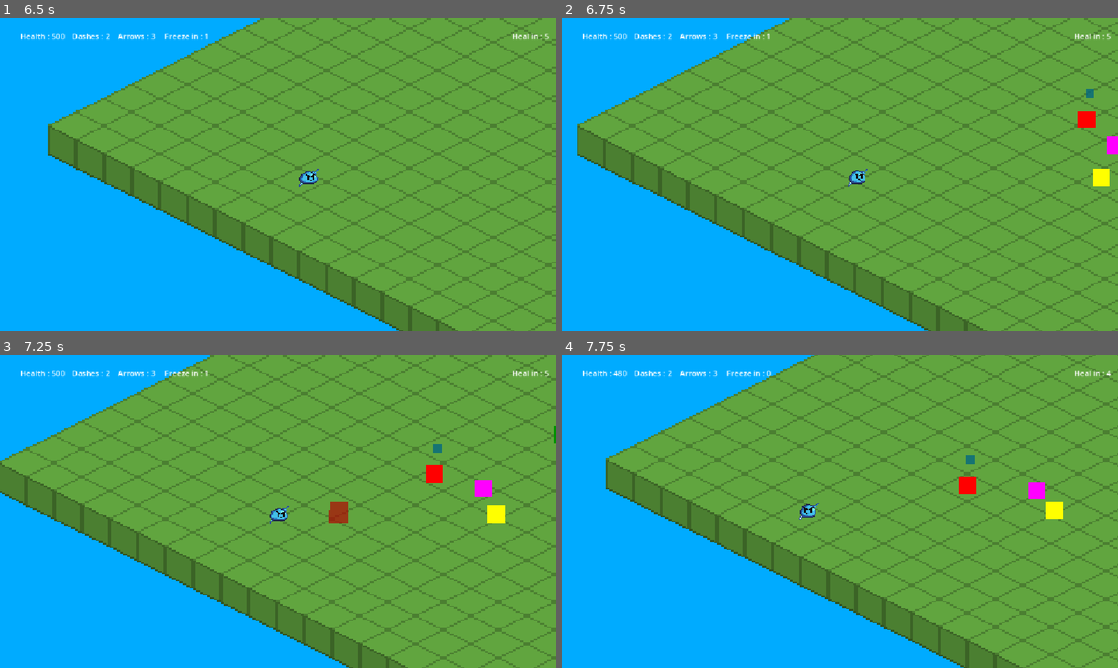
Above: before the commit, frames 1-4 (two rows, left to right).
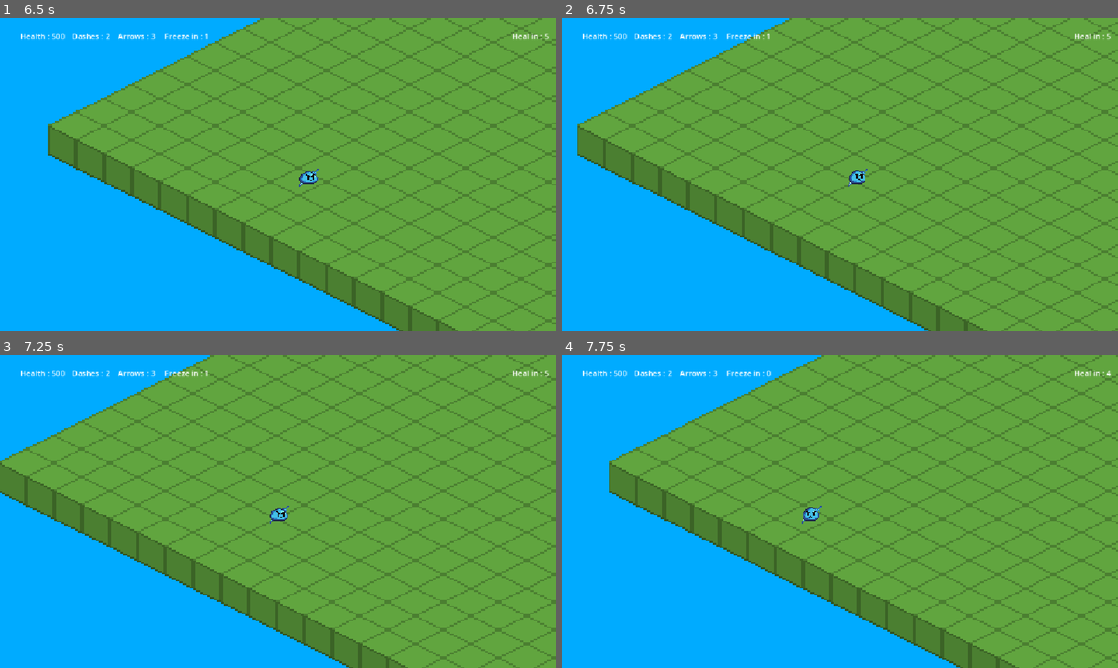
Above: after the commit, the same moments.

Repository: BelloLeSlime/Le-D-ch-ance-Du-Slime-Le-Plus-Faible-De-SlimeCity
Game: Godot game, scene res://scenes/main.tscn
Same seed, same stepped clock (60 frames per second), same inputs: the game is played once before the commit and once after it.
Inputs (mouse positions are in pixels of both pictures, inside the frame that each line leads up to):
- Up to frame 1 (6.5 s): click "Play" at 0.5 s; tap Enter at 1.25 s; move the mouse to (400, 158) at 1.27 s; hold D (d) 1.28-2.03 s; tap Q (a) at 1.35, 5.3, 5.85 s; move the mouse to (166, 190) at 2.02 s; tap D (d) at 2.1 s; tap E (e) at 2.3, 2.85 s; move the mouse to (333, 105) at 2.77 s; hold A (q) 2.78-3.53 s; move the mouse to (250, 237) at 3.52 s; tap A (q) at 3.6 s; tap S (s) at 3.8 s; move the mouse to (444, 221) at 4.27 s; hold S (s) 4.28-5.03 s; tap W (z) at 4.55, 5.1 s; move the mouse to (111, 127) at 5.02 s; move the mouse to (305, 174) at 5.77 s; hold D (d) from 5.78 s (still down)
- Up to frame 2 (6.75 s): move the mouse to (756, 96) at 6.52 s; release D (d) at 6.53 s; tap D (d) at 6.6 s
- Up to frame 3 (7.25 s): tap E (e) at 6.8 s
- Up to frame 4 (7.75 s): move the mouse to (962, 495) at 7.27 s; hold A (q) from 7.28 s (still down); tap E (e) at 7.35 s

Frame 1 is identical in both runs. In frame 2, 0.5% of the frame differs, in the area x 92-100%, y 22-54%; in frame 3, 0.8%; in frame 4, 16%, in the area x 7-100%, y 0-100%.

Commit message:
Add vision and basic AI for enemies

Diff:
--- a/scenes/level1.tscn
+++ b/scenes/level1.tscn
@@ -17,12 +17,8 @@
 0:0/0 = 0
 0:0/0/texture_origin = Vector2i(0, -8)
 0:0/0/z_index = 1
-0:0/0/physics_layer_0/linear_velocity = Vector2(0, 0)
-0:0/0/physics_layer_0/angular_velocity = 0.0
 1:0/0 = 0
 1:0/0/texture_origin = Vector2i(0, -8)
-1:0/0/physics_layer_0/linear_velocity = Vector2(0, 0)
-1:0/0/physics_layer_0/angular_velocity = 0.0
 1:0/0/physics_layer_0/polygon_0/points = PackedVector2Array(0, -8, -16, 0, 0, 8, 16, 0)
 
 [sub_resource type="TileSet" id="TileSet_iwb5u"]
@@ -57,14 +53,14 @@
 [node name="MeleeEnemy" parent="." instance=ExtResource("5_ivme1")]
 position = Vector2(2669, -341)
 
-[node name="RangerEnemy" parent="." instance=ExtResource("6_y75km")]
-position = Vector2(2464, -19)
-
 [node name="MageEnemy" parent="." instance=ExtResource("7_nq1s5")]
-position = Vector2(2430, 201)
+position = Vector2(2582, -201)
 
 [node name="TankEnemy" parent="." instance=ExtResource("8_j34ut")]
-position = Vector2(2365, -464)
+position = Vector2(2473, -393)
+
+[node name="RangerEnemy" parent="." instance=ExtResource("6_y75km")]
+position = Vector2(2456, -255)
 
 [node name="ProtectorEnemy" parent="." instance=ExtResource("9_5q7dv")]
-position = Vector2(2295, -299)
+position = Vector2(2886, -146)
--- a/scenes/mage_enemy.tscn
+++ b/scenes/mage_enemy.tscn
@@ -1,9 +1,12 @@
-[gd_scene load_steps=3 format=3 uid="uid://d1wepw4rdkeho"]
+[gd_scene load_steps=4 format=3 uid="uid://d1wepw4rdkeho"]
 
-[ext_resource type="Script" path="res://scripts/mage_enemy.gd" id="1_kuai2"]
+[ext_resource type="Script" uid="uid://b6dbm7035cbc8" path="res://scripts/mage_enemy.gd" id="1_kuai2"]
 
 [sub_resource type="RectangleShape2D" id="RectangleShape2D_bx1yj"]
 size = Vector2(80, 80)
+
+[sub_resource type="CircleShape2D" id="CircleShape2D_m1uq0"]
+radius = 2092.1873
 
 [node name="MageEnemy" type="CharacterBody2D"]
 z_index = 2
@@ -31,5 +34,10 @@
 [node name="DamageCooldown" type="Timer" parent="."]
 wait_time = 0.2
 
+[node name="Vision" type="Area2D" parent="."]
+
+[node name="CollisionShape2D" type="CollisionShape2D" parent="Vision"]
+shape = SubResource("CircleShape2D_m1uq0")
+
 [connection signal="timeout" from="AttackCooldown" to="." method="_on_attack_cooldown_timeout"]
 [connection signal="timeout" from="DamageCooldown" to="." method="_on_damage_cooldown_timeout"]
--- a/scenes/melee_enemy.tscn
+++ b/scenes/melee_enemy.tscn
@@ -1,12 +1,15 @@
-[gd_scene load_steps=4 format=3 uid="uid://b6l0idlnhjjl4"]
+[gd_scene load_steps=5 format=3 uid="uid://b6l0idlnhjjl4"]
 
-[ext_resource type="Script" path="res://scripts/melee_enemy.gd" id="1_ms43n"]
+[ext_resource type="Script" uid="uid://c7daks4csvgah" path="res://scripts/melee_enemy.gd" id="1_ms43n"]
 
 [sub_resource type="RectangleShape2D" id="RectangleShape2D_bx1yj"]
 size = Vector2(80, 80)
 
 [sub_resource type="RectangleShape2D" id="RectangleShape2D_ehx1r"]
 size = Vector2(118, 114)
+
+[sub_resource type="CircleShape2D" id="CircleShape2D_tq73k"]
+radius = 2092.1873
 
 [node name="MeleeEnemy" type="CharacterBody2D"]
 z_index = 2
@@ -41,6 +44,11 @@
 [node name="DamageCooldown" type="Timer" parent="."]
 wait_time = 0.2
 
+[node name="Vision" type="Area2D" parent="."]
+
+[node name="CollisionShape2D" type="CollisionShape2D" parent="Vision"]
+shape = SubResource("CircleShape2D_tq73k")
+
 [connection signal="body_entered" from="Attack" to="." method="_on_attack_body_entered"]
 [connection signal="timeout" from="AttackCooldown" to="." method="_on_attack_cooldown_timeout"]
 [connection signal="timeout" from="DamageCooldown" to="." method="_on_damage_cooldown_timeout"]
--- a/scenes/protector_enemy.tscn
+++ b/scenes/protector_enemy.tscn
@@ -1,11 +1,14 @@
-[gd_scene load_steps=4 format=3 uid="uid://dvi663fhm7t8l"]
+[gd_scene load_steps=5 format=3 uid="uid://dvi663fhm7t8l"]
 
-[ext_resource type="Script" path="res://scripts/protector_enemy.gd" id="1_mu5ik"]
+[ext_resource type="Script" uid="uid://2vh3os4elj78" path="res://scripts/protector_enemy.gd" id="1_mu5ik"]
 
 [sub_resource type="RectangleShape2D" id="RectangleShape2D_bx1yj"]
 size = Vector2(80, 80)
 
 [sub_resource type="RectangleShape2D" id="RectangleShape2D_33euu"]
+
+[sub_resource type="CircleShape2D" id="CircleShape2D_uvu0f"]
+radius = 2092.1873
 
 [node name="ProtectorEnemy" type="CharacterBody2D"]
 z_index = 2
@@ -42,5 +45,10 @@
 [node name="DamageCooldown" type="Timer" parent="."]
 wait_time = 0.2
 
+[node name="Vision" type="Area2D" parent="."]
+
+[node name="CollisionShape2D" type="CollisionShape2D" parent="Vision"]
+shape = SubResource("CircleShape2D_uvu0f")
+
 [connection signal="timeout" from="ProtectCooldown" to="." method="_on_protect_cooldown_timeout"]
 [connection signal="timeout" from="DamageCooldown" to="." method="_on_damage_cooldown_timeout"]
--- a/scenes/ranger_enemy.tscn
+++ b/scenes/ranger_enemy.tscn
@@ -1,9 +1,12 @@
-[gd_scene load_steps=3 format=3 uid="uid://dd3xwghn3t50n"]
+[gd_scene load_steps=4 format=3 uid="uid://dd3xwghn3t50n"]
 
-[ext_resource type="Script" path="res://scripts/ranger_enemy.gd" id="1_dmll5"]
+[ext_resource type="Script" uid="uid://bm0sixaw6g3mw" path="res://scripts/ranger_enemy.gd" id="1_dmll5"]
 
 [sub_resource type="RectangleShape2D" id="RectangleShape2D_bx1yj"]
 size = Vector2(80, 80)
+
+[sub_resource type="CircleShape2D" id="CircleShape2D_xqeis"]
+radius = 2092.1873
 
 [node name="RangerEnemy" type="CharacterBody2D"]
 z_index = 2
@@ -31,5 +34,10 @@
 [node name="DamageCooldown" type="Timer" parent="."]
 wait_time = 0.2
 
+[node name="Vision" type="Area2D" parent="."]
+
+[node name="CollisionShape2D" type="CollisionShape2D" parent="Vision"]
+shape = SubResource("CircleShape2D_xqeis")
+
 [connection signal="timeout" from="AttackCooldown" to="." method="_on_attack_cooldown_timeout"]
 [connection signal="timeout" from="DamageCooldown" to="." method="_on_damage_cooldown_timeout"]
--- a/scenes/tank_enemy.tscn
+++ b/scenes/tank_enemy.tscn
@@ -1,12 +1,15 @@
-[gd_scene load_steps=4 format=3 uid="uid://uuy4trbyh632"]
+[gd_scene load_steps=5 format=3 uid="uid://uuy4trbyh632"]
 
-[ext_resource type="Script" path="res://scripts/tank_enemy.gd" id="1_oyjof"]
+[ext_resource type="Script" uid="uid://b4abe7bvujhva" path="res://scripts/tank_enemy.gd" id="1_oyjof"]
 
 [sub_resource type="RectangleShape2D" id="RectangleShape2D_bx1yj"]
 size = Vector2(80, 80)
 
 [sub_resource type="RectangleShape2D" id="RectangleShape2D_ehx1r"]
 size = Vector2(118, 114)
+
+[sub_resource type="CircleShape2D" id="CircleShape2D_oyqd1"]
+radius = 2092.1873
 
 [node name="TankEnemy" type="CharacterBody2D"]
 z_index = 2
@@ -40,6 +43,12 @@
 [node name="DamageCooldown" type="Timer" parent="."]
 wait_time = 0.2
 
+[node name="Vision" type="Area2D" parent="."]
+scale = Vector2(0.5, 0.5)
+
+[node name="CollisionShape2D" type="CollisionShape2D" parent="Vision"]
+shape = SubResource("CircleShape2D_oyqd1")
+
 [connection signal="body_entered" from="Attack" to="." method="_on_attack_body_entered"]
 [connection signal="timeout" from="AttackCooldown" to="." method="_on_attack_cooldown_timeout"]
 [connection signal="timeout" from="DamageCooldown" to="." method="_on_damage_cooldown_timeout"]
--- a/scripts/mage_enemy.gd
+++ b/scripts/mage_enemy.gd
@@ -11,6 +11,8 @@
 
 var can_be_damaged = true
 
+var mode = "passive"
+
 func _ready():
 	player = get_tree().get_root().get_node("Main/Level1/Bello")
 
@@ -19,17 +21,23 @@
 	var dir = (player.global_position - global_position).normalized()
 
 	var distance = global_position.distance_to(player.global_position)
-	if distance > 500 and $Freeze.time_left == 0:
-		velocity = dir * speed
-	else:
-		velocity = Vector2.ZERO
-		if can_attack and $Freeze.time_left == 0:
-			can_attack = false
-			var fireball = fireball_preload.instantiate()
-			add_child(fireball)
-			fireball.dir = dir
-			fireball.rotation = dir.angle()
-			$AttackCooldown.start()
+
+	if mode == "active":
+		if distance > 500 and $Freeze.time_left == 0:
+			velocity = dir * speed
+		else:
+			velocity = Vector2.ZERO
+			if can_attack and $Freeze.time_left == 0:
+				can_attack = false
+				var fireball = fireball_preload.instantiate()
+				add_child(fireball)
+				fireball.dir = dir
+				fireball.rotation = dir.angle()
+				$AttackCooldown.start()
+	elif mode == "passive":
+		for body in $Vision.get_overlapping_bodies():
+			if body.name == "Bello":
+				mode = "active"
 
 	move_and_slide()
 
--- a/scripts/melee_enemy.gd
+++ b/scripts/melee_enemy.gd
@@ -10,6 +10,8 @@
 
 var can_be_damaged = true
 
+var mode = "passive"
+
 func _ready():
 	player = get_tree().get_root().get_node("Main/Level1/Bello")
 
@@ -20,13 +22,18 @@
 			body.health -= 10
 			$AttackCooldown.start()
 
-	var dir = (player.global_position - global_position).normalized()
+	if mode == "active":
+		var dir = (player.global_position - global_position).normalized()
 
-	var distance = global_position.distance_to(player.global_position)
-	if distance > 60 and $Freeze.time_left == 0:
-		velocity = dir * speed
-	else:
-		velocity = Vector2.ZERO
+		var distance = global_position.distance_to(player.global_position)
+		if distance > 60 and $Freeze.time_left == 0:
+			velocity = dir * speed
+		else:
+			velocity = Vector2.ZERO
+	elif mode == "passive":
+		for body in $Vision.get_overlapping_bodies():
+			if body.name == "Bello":
+				mode = "active"
 
 	move_and_slide()
 
--- a/scripts/protector_enemy.gd
+++ b/scripts/protector_enemy.gd
@@ -16,6 +16,8 @@
 var protected = false
 
 var can_be_damaged = true
+
+var mode = "passive"
 
 func _ready():
 	player = get_tree().get_root().get_node("Main/Level1/Bello")
@@ -44,13 +46,18 @@
 
 	var dir = (player.global_position - global_position).normalized()
 
-	var distance = global_position.distance_to(player.global_position)
-	if distance > 300 and $Freeze.time_left == 0:
-		velocity = dir * speed
-	else:
-		velocity = Vector2.ZERO
+	if mode == "active":
+		var distance = global_position.distance_to(player.global_position)
+		if distance > 300 and $Freeze.time_left == 0:
+			velocity = dir * speed
+		else:
+			velocity = Vector2.ZERO
+	elif mode == "passive":
+		for body in $Vision.get_overlapping_bodies():
+			if body.name == "Bello":
+				mode = "active"
 
-	move_and_slide()
+		move_and_slide()
 
 func damage():
 	if can_be_damaged:
--- a/scripts/ranger_enemy.gd
+++ b/scripts/ranger_enemy.gd
@@ -10,6 +10,8 @@
 var protected = false
 var can_be_damaged = true
 
+var mode = "passive"
+
 func _ready():
 	player = get_tree().get_root().get_node("Main/Level1/Bello")
 
@@ -17,18 +19,23 @@
 
 	var dir = (player.global_position - global_position).normalized()
 
-	var distance = global_position.distance_to(player.global_position)
-	if distance > 300 and $Freeze.time_left == 0:
-		velocity = dir * speed
-	else:
-		velocity = Vector2.ZERO
-		if can_attack and $Freeze.time_left == 0:
-			can_attack = false
-			var arrow = arrow_preload.instantiate()
-			add_child(arrow)
-			arrow.dir = dir
-			arrow.rotation = dir.angle()
-			$AttackCooldown.start()
+	if mode == "active":
+		var distance = global_position.distance_to(player.global_position)
+		if distance > 300 and $Freeze.time_left == 0:
+			velocity = dir * speed
+		else:
+			velocity = Vector2.ZERO
+			if can_attack and $Freeze.time_left == 0:
+				can_attack = false
+				var arrow = arrow_preload.instantiate()
+				add_child(arrow)
+				arrow.dir = dir
+				arrow.rotation = dir.angle()
+				$AttackCooldown.start()
+	elif mode == "passive":
+		for body in $Vision.get_overlapping_bodies():
+			if body.name == "Bello":
+				mode = "active"
 
 	move_and_slide()
 
--- a/scripts/tank_enemy.gd
+++ b/scripts/tank_enemy.gd
@@ -10,6 +10,8 @@
 var protected = false
 
 var can_be_damaged = true
+
+var mode = "passive"
 
 func _ready():
 	player = get_tree().get_root().get_node("Main/Level1/Bello")
@@ -24,13 +26,18 @@
 
 	var dir = (player.global_position - global_position).normalized()
 
-	var distance = global_position.distance_to(player.global_position)
-	if distance > 60 and $Freeze.time_left == 0:
-		velocity = dir * speed
-	else:
-		velocity = Vector2.ZERO
+	if mode == "active":
+		var distance = global_position.distance_to(player.global_position)
+		if distance > 60 and $Freeze.time_left == 0:
+			velocity = dir * speed
+		else:
+			velocity = Vector2.ZERO
 
-	move_and_slide()
+		move_and_slide()
+	elif mode == "passive":
+		for body in $Vision.get_overlapping_bodies():
+			if body.name == "Bello":
+				mode = "active"
 
 func _on_attack_cooldown_timeout():
 	can_attack = true
Not shown: 1 places in scenes/level1.tscn that only renumber resources
